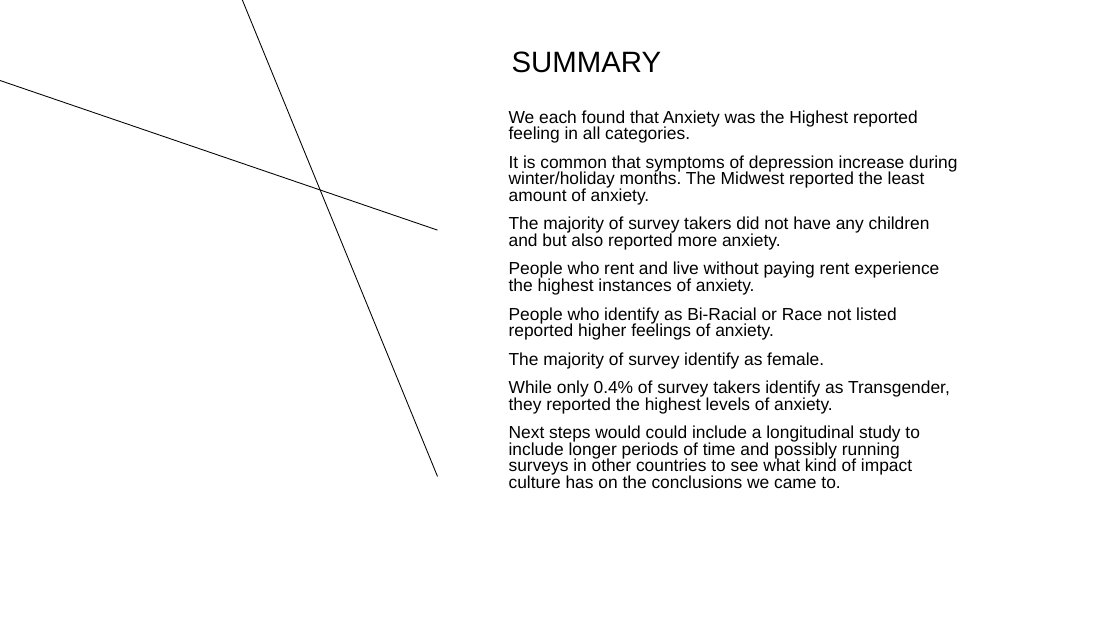
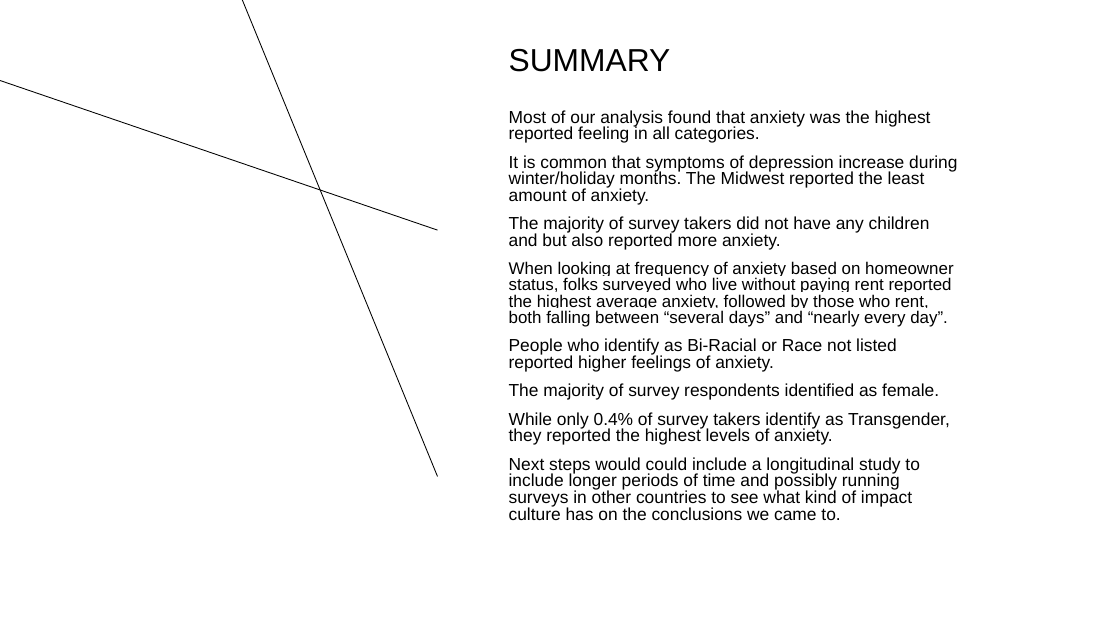
Before and after one commit to ginaleonardi/project_1, a slide deck: slide 13 of Project_Presentation.pptx. Drawn at 1120x630 pixels with LibreOffice and Linux fonts; fonts in the diff are those of the drawing. Boxes give left, top, right and bottom in pixels: in the first picture for what was removed or moved away, otherwise in the second. Text is boxed around its words. In the diff, an @@ line names an element or a change of style, - is before the commit and + after.

```diff
--- a/Project_Presentation.pptx
+++ b/Project_Presentation.pptx
@@ title "SUMMARY" at [509, 49, 671, 72]: size 25.2 to 27.2 pt @@
@@ text at [509, 110, 931, 143]: text changed @@
-We each found that Anxiety was the Highest reported feeling in all categories.
+Most of our analysis found that anxiety was the highest reported feeling in all categories.
@@ text at [509, 261, 953, 327]: text changed; size 14.9 to 14.5 pt @@
-People who rent and live without paying rent experience the highest instances of anxiety.
+When looking at frequency of anxiety based on homeowner status, folks surveyed who live without paying rent reported the highest average anxiety, followed by those who rent, both falling between “several days” and “nearly every day”.
@@ text at [509, 383, 939, 400]: text changed @@
-The majority of survey identify as female.
+The majority of survey respondents identified as female.
```
Also in this commit, not shown: 2 other slides changed.
